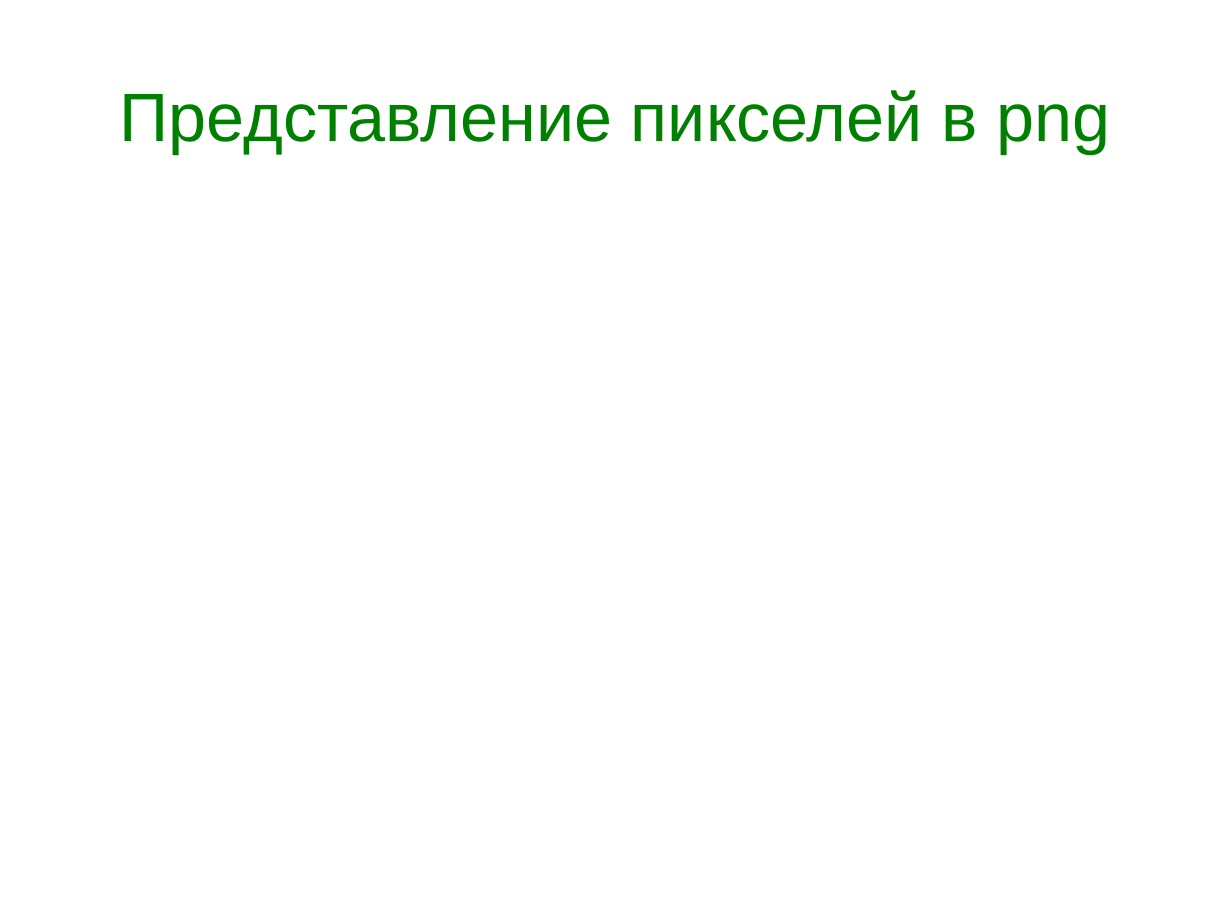
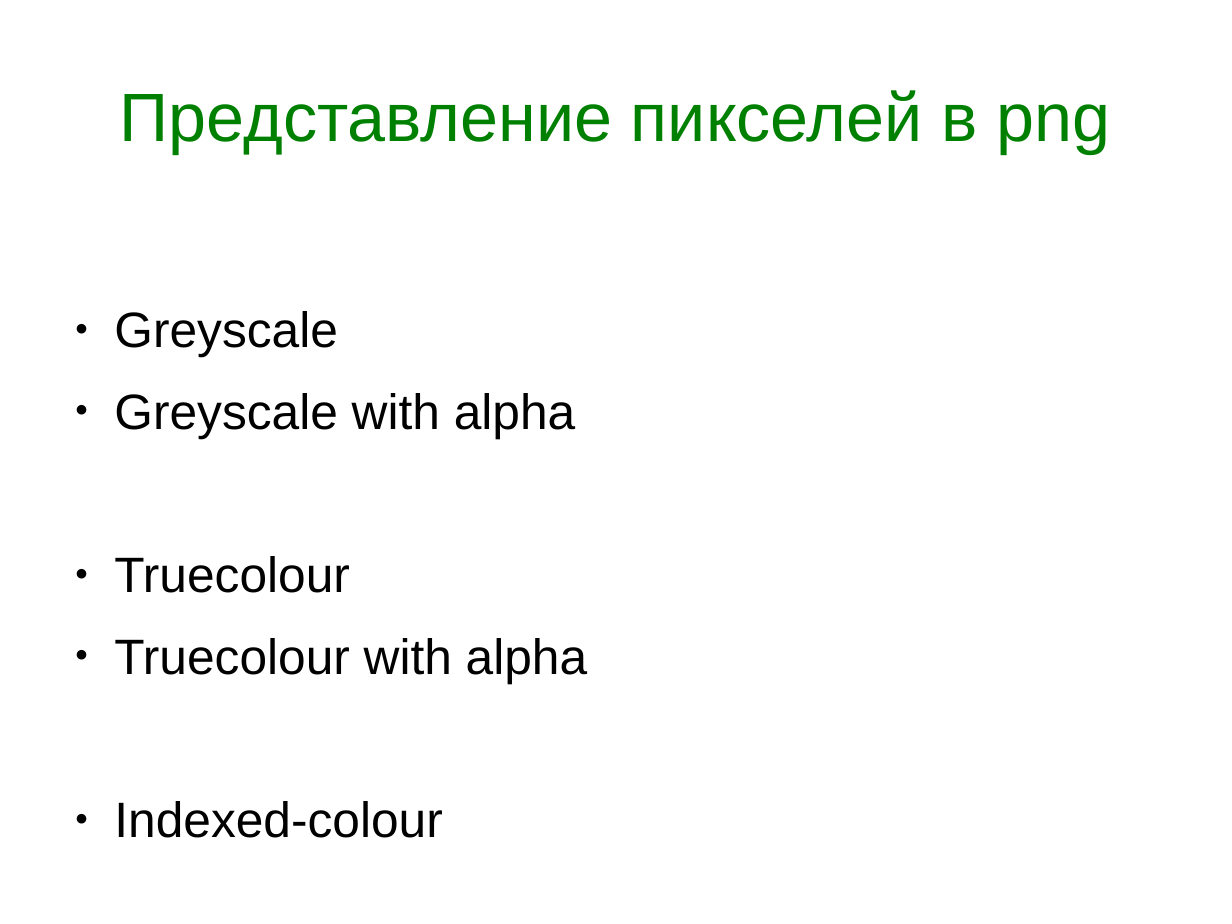
Before and after one commit to tipe/searchbycolor, a slide deck: slide 7 of Presentation.odp (slide 8 before the commit). Drawn at 1232x924 pixels with LibreOffice and Linux fonts; fonts in the diff are those of the drawing. Boxes give left, top, right and bottom in pixels: in the first picture for what was removed or moved away, otherwise in the second. Text is boxed around its words. In the diff, an @@ line names an element or a change of style, - is before the commit and + after.

Commit message:
changed presentation

```diff
--- a/Presentation.odp
+++ b/Presentation.odp
@@ text added at (114, 311, 587, 838), 32 pt, text #000000 @@
+● Greyscale
+● Greyscale with alpha
+● Truecolour
+● Truecolour with alpha
+● Indexed-colour
```
Also in this commit, not shown: 1 other slide changed, 7 slides added, 4 slides removed.
